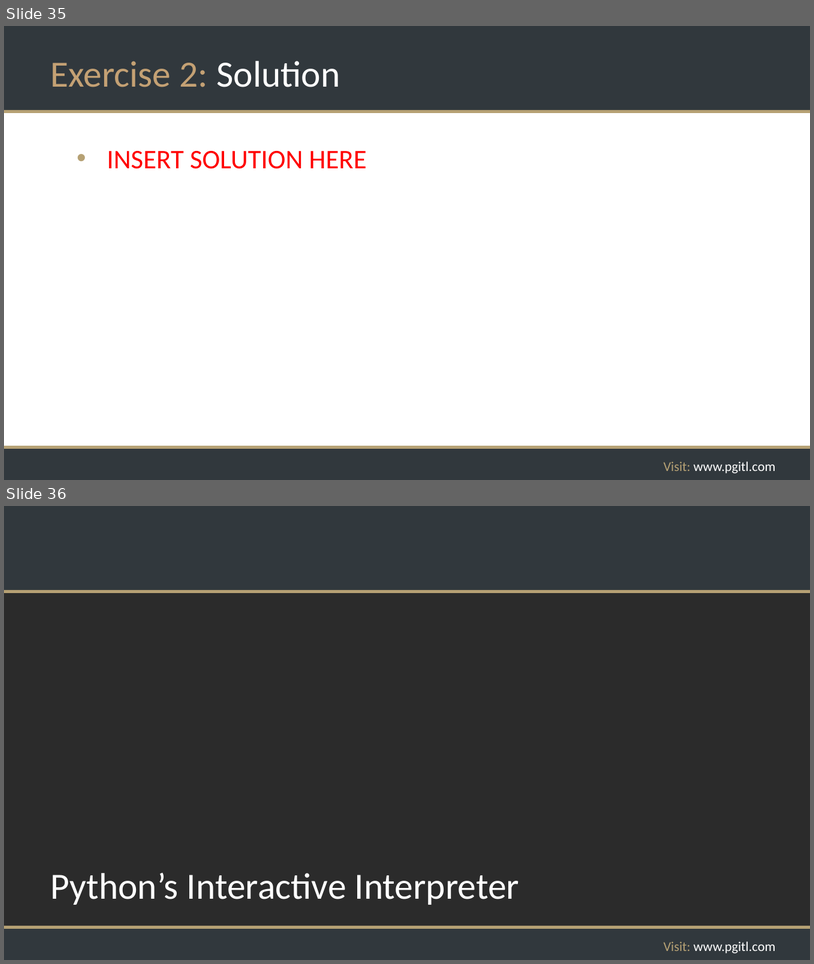
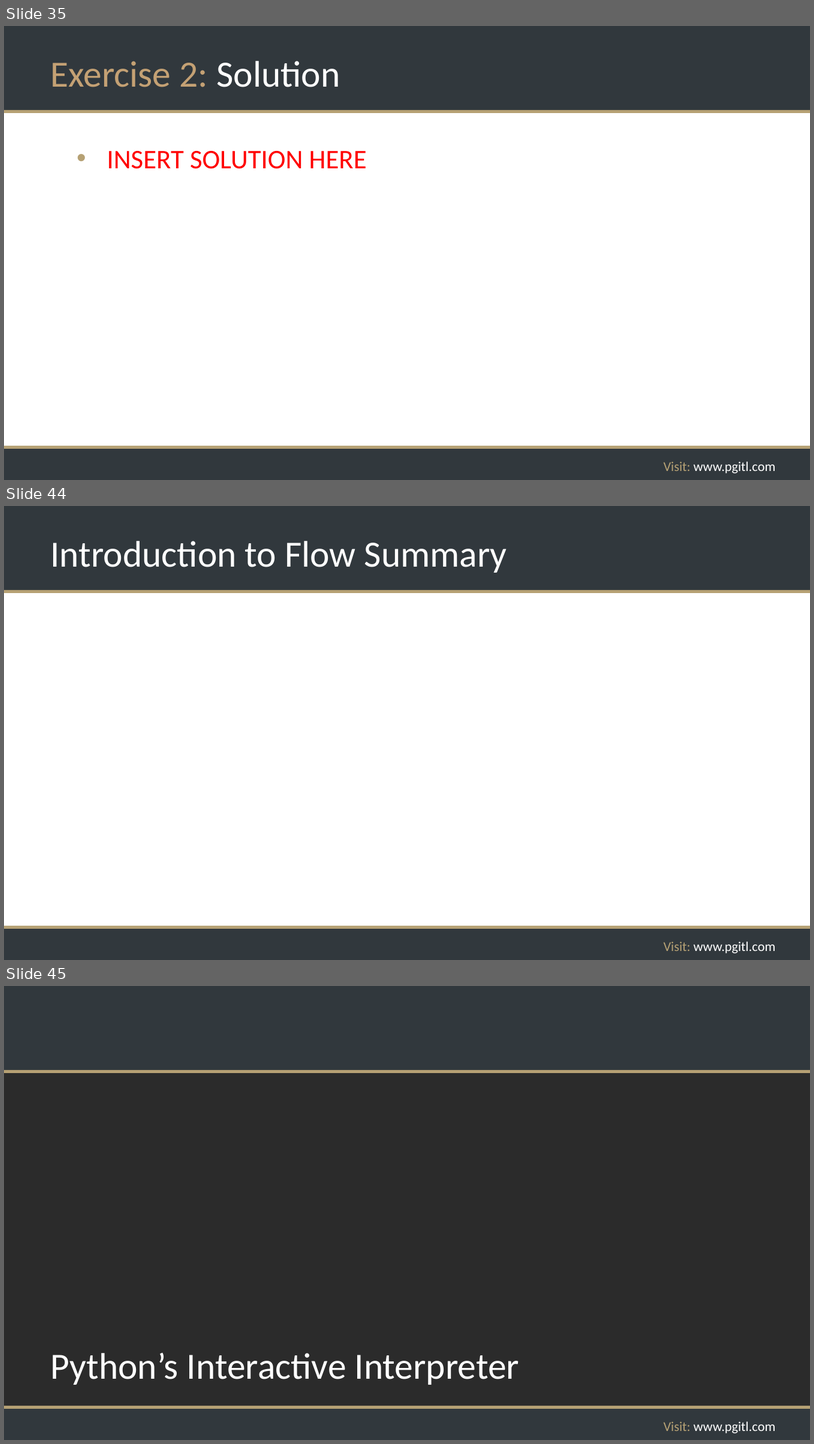
Before and after one commit to rikkouri/project-a, a slide deck: Programming Foundations.pptx. Shown one above the other, each under a label of ours: slides 35 and 36 before the commit, slides 35, 44 and 45 after it; the slides between them are not shown. The pictures are 814x964 and 814x1444 pixels, drawn with LibreOffice and Linux fonts; fonts in the diff are those of the drawing; background and template pictures are left out; a plain dark background stands for a picture behind light text. Boxes give left, top, right and bottom in pixels: in the first picture for what was removed or moved away, otherwise in the second. Text is boxed around its words. In the diff, an @@ line names an element or a change of style, - is before the commit and + after.

```diff
--- a/Programming Foundations.pptx
+++ b/Programming Foundations.pptx
@@ slide 44 added at [4, 506, 810, 960], background #FFFFFF; not listed: 5 template elements that a slide beside it also shows @@
@@ title added at [50, 541, 507, 573], 44 pt, text #FFFFFF @@
+Introduction to Flow Summary
@@ what was slide 36 is now slide 45 @@
```
Also in this commit, not shown: 1 slide changed, 13 other slides added.
